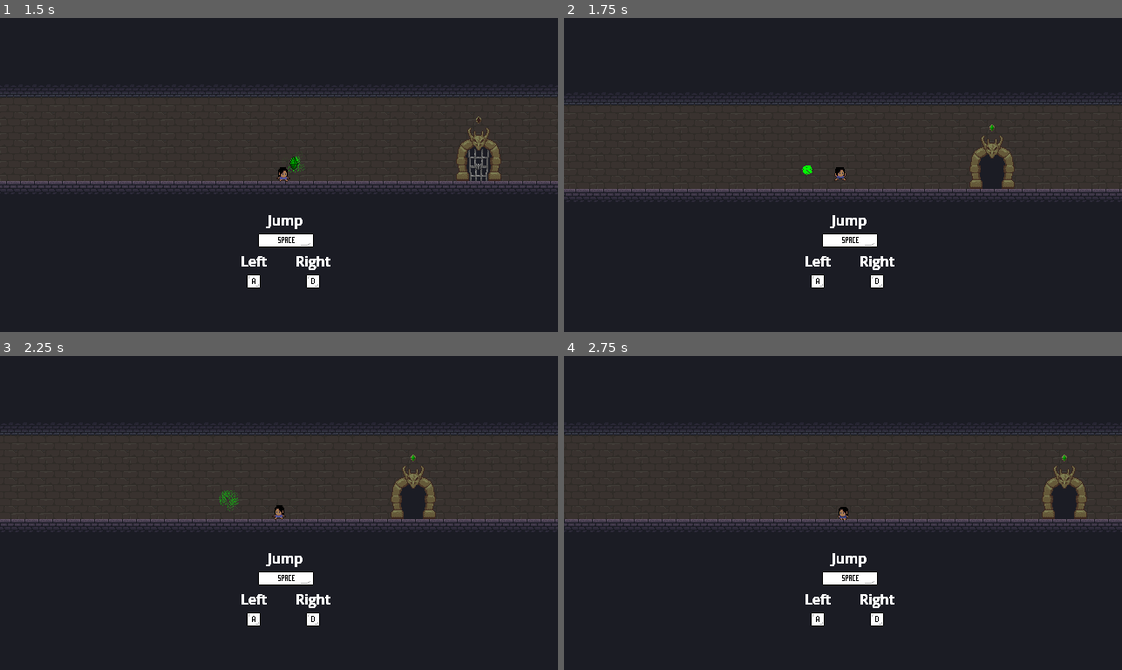
Above: before the commit, frames 1-4 (two rows, left to right).
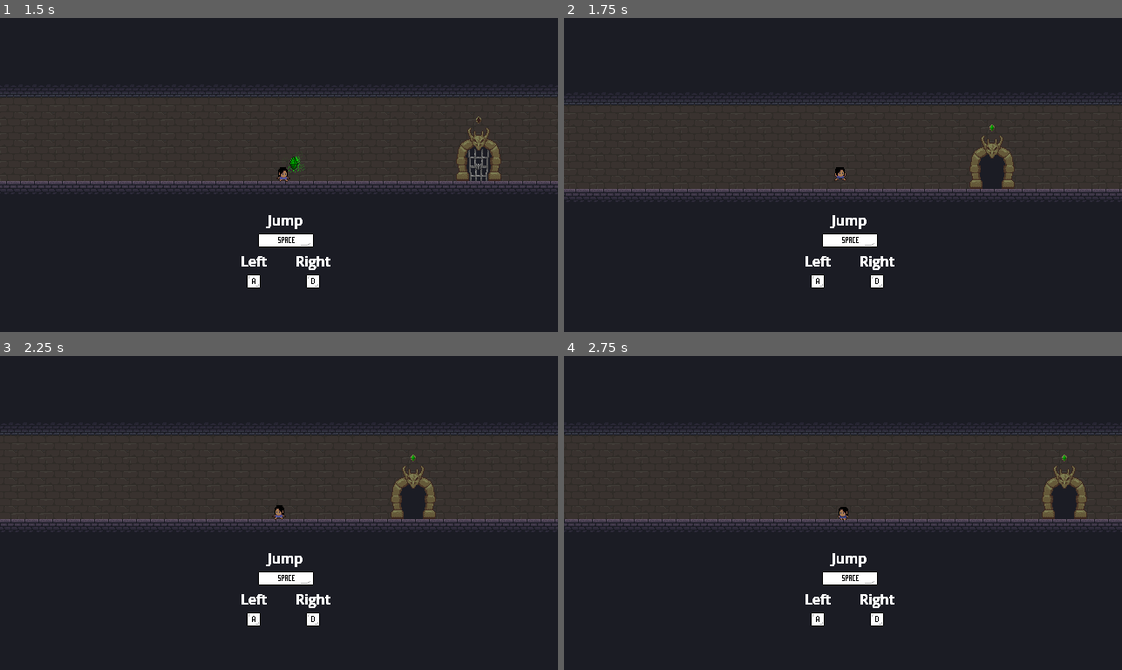
Above: after the commit, the same moments.

Repository: MatthewBL/Gates-and-Gems
Game: Godot game, scene res://scenes/level_manager/level_manager.tscn
Two runs of this game, one before a commit and one after it. Both use one fixed random seed, a clock stepped at 60 frames per second and the inputs below.
Inputs:
- Up to frame 1 (1.5 s): hold D (ui_right) from 0.53 s (still down); tap E (interact) at 0.6, 1.35 s; tap Space (ui_accept) at 0.77 s
- Up to frame 2 (1.75 s): keep holding D (ui_right); tap Space (ui_accept) at 1.52 s
- Up to frame 3 (2.25 s): release D (ui_right) at 2.03 s; hold A (ui_left) from 2.03 s (still down); tap E (interact) at 2.1 s
- Up to frame 4 (2.75 s): keep holding A (ui_left)

Frame 1 is identical in both runs. In frame 2, less than 0.1% of the frame differs, in the area x 42-45%, y 46-50%; in frame 3, less than 0.1%, in the area x 39-43%, y 42-50%; in frame 4, less than 0.1%.

Commit message:
Remove gem reparent

Diff:
--- /dev/null
+++ b/scenes/destroy_particles_2d.gd
@@ -0,0 +1,6 @@
+extends GPUParticles2D
+
+
+# Called when the node enters the scene tree for the first time.
+func _ready() -> void:
+	finished.connect(func (): queue_free())
--- /dev/null
+++ b/scenes/destroy_particles_2d.tscn
@@ -0,0 +1,40 @@
+[gd_scene format=3 uid="uid://bbq2b43o07siv"]
+
+[ext_resource type="Texture2D" uid="uid://hek26ao6x0mh" path="res://Assets/Escenario/Elementos/shine.png" id="1_f2sot"]
+[ext_resource type="Script" uid="uid://cohcw4d3fmwam" path="res://scenes/destroy_particles_2d.gd" id="2_5tmhq"]
+
+[sub_resource type="Curve" id="Curve_nv4qe"]
+_data = [Vector2(0, 1), 0.0, -1.5367883, 0, 0, Vector2(1, 0), 0.0, 0.0, 0, 0]
+point_count = 2
+
+[sub_resource type="CurveTexture" id="CurveTexture_7gj2l"]
+curve = SubResource("Curve_nv4qe")
+
+[sub_resource type="Curve" id="Curve_rj4j3"]
+_limits = [0.0, 3.0, 0.0, 1.0]
+_data = [Vector2(0, 3), 0.0, 0.0, 0, 0, Vector2(1, 3), 0.0, 0.0, 0, 0]
+point_count = 2
+
+[sub_resource type="CurveTexture" id="CurveTexture_bhq7q"]
+curve = SubResource("Curve_rj4j3")
+
+[sub_resource type="ParticleProcessMaterial" id="ParticleProcessMaterial_kpgvn"]
+particle_flag_disable_z = true
+spread = 180.0
+initial_velocity_min = 7.0
+initial_velocity_max = 15.0
+gravity = Vector3(0, 0, 0)
+alpha_curve = SubResource("CurveTexture_7gj2l")
+emission_curve = SubResource("CurveTexture_bhq7q")
+
+[node name="DestroyParticles2D" type="GPUParticles2D" unique_id=2031956355]
+emitting = false
+amount = 18
+texture = ExtResource("1_f2sot")
+lifetime = 1.2
+one_shot = true
+explosiveness = 1.0
+randomness = 1.0
+visibility_rect = Rect2(-1000, -1000, 2000, 2000)
+process_material = SubResource("ParticleProcessMaterial_kpgvn")
+script = ExtResource("2_5tmhq")
--- a/scenes/gem.gd
+++ b/scenes/gem.gd
@@ -3,7 +3,7 @@
 
 
 signal on_collected(gem: Gem)
-
+signal collected_completed
 
 var id: StringName
 
@@ -29,7 +29,7 @@
 	tween.parallel()
 	tween.tween_property(idle_particles_2d, "global_scale", Vector2(0.01, 0.01), 0.1)
 	await tween.finished
+	collected_completed.emit()
 	destroy_particles_2d.modulate = modulate
-	destroy_particles_2d.reparent(get_parent())
 	destroy_particles_2d.emitting = true
 	queue_free()
--- a/scenes/gem.tscn
+++ b/scenes/gem.tscn
@@ -3,6 +3,7 @@
 [ext_resource type="Script" uid="uid://e4xt6ietkd6" path="res://scenes/gem.gd" id="1_mpwtx"]
 [ext_resource type="Texture2D" uid="uid://hek26ao6x0mh" path="res://Assets/Escenario/Elementos/shine.png" id="2_bhq7q"]
 [ext_resource type="Texture2D" uid="uid://3tqq7dmhxs6t" path="res://Assets/Escenario/Elementos/gema.png" id="2_mpwtx"]
+[ext_resource type="PackedScene" uid="uid://bbq2b43o07siv" path="res://scenes/destroy_particles_2d.tscn" id="3_rj4j3"]
 
 [sub_resource type="Curve" id="Curve_nv4qe"]
 _data = [Vector2(0, 1), 0.0, -1.5367883, 0, 0, Vector2(1, 0), 0.0, 0.0, 0, 0]
@@ -104,17 +105,9 @@
 randomness = 1.0
 process_material = SubResource("ParticleProcessMaterial_kpgvn")
 
-[node name="DestroyParticles2D" type="GPUParticles2D" parent="." unique_id=318482897]
+[node name="DestroyParticles2D" parent="." unique_id=2031956355 instance=ExtResource("3_rj4j3")]
 unique_name_in_owner = true
-emitting = false
-amount = 18
-texture = ExtResource("2_bhq7q")
-lifetime = 1.2
-one_shot = true
-explosiveness = 1.0
-randomness = 1.0
-visibility_rect = Rect2(-1000, -1000, 2000, 2000)
-process_material = SubResource("ParticleProcessMaterial_kpgvn")
+visibility_rect = Rect2(-2000, -2000, 4000, 4000)
 
 [node name="Sprite2D" type="Sprite2D" parent="." unique_id=172014522]
 unique_name_in_owner = true
Not shown, added: scenes/destroy_particles_2d.gd.uid
